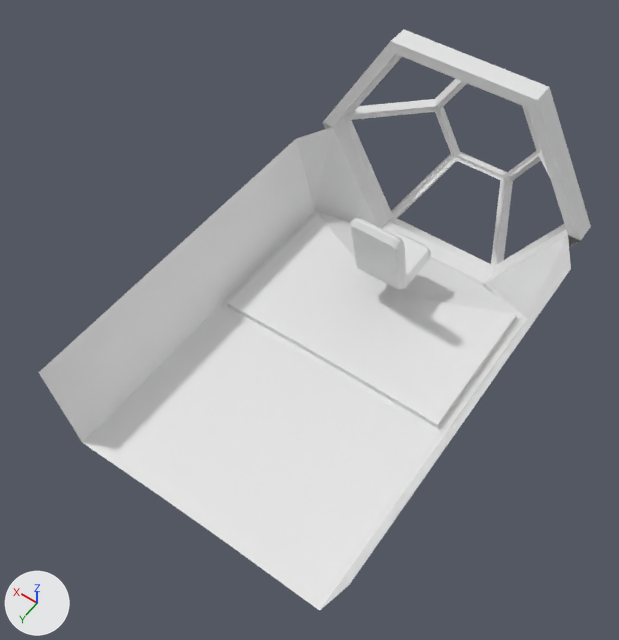
The FBX model Assets/Resources/Models/cabin.fbx: old version first, new version second.
The view is the same before and after, from a 50 mm lens placed at (-2.54, 4.83, 6.51), pointed at (0.17, 1.04, 0.54). The lights are fixed; the arrows at lower left show +X, +Y and +Z. The first picture is the older version. Vertices at exactly the same position are counted once.

Objects in the first picture: 'floor', 'seat'.
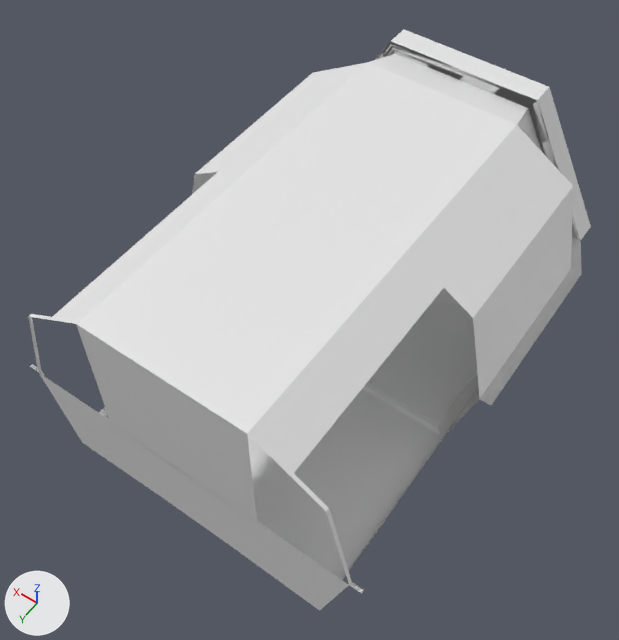
What changed in the scene script:
```text
Change me_cube_002:
    used by ob_floor; location = (0.0, -0.01, 0.0)
    remove me_cube_002.from_pydata(...)  # 138 vertices, 115 faces; spans x -1.5..1.5, y -1.92..2.92, z -0.42..2.05
    add me_cube_002.from_pydata(...)  # 158 vertices, 129 faces; spans x -1.6..1.6, y -1.92..2.92, z -0.42..2.05
    me_cube_002 part 1
    3 faces are deleted
    20 vertices are added at x -1.6..1.6, y -0.58..2.92, z 0.05..0.82
    17 new faces join them
Add me_cube_009:
    me_cube_009.from_pydata(...)  # 52 vertices, 33 faces; spans x -1.6..1.6, y -0.95..2.92, z 0.82..2.05
Remove ob_seat:
    ob_seat = bpy.data.objects.new('seat', me_cube_008)
    ob_seat.location = (0.0, 0.0, 0.0)
Add ob_roof:
    ob_roof = bpy.data.objects.new('roof', me_cube_009)
    ob_roof.location = (0.0, -0.01, 0.0)
```

Changed parts and their boxes (x1, y1, x2, y2) in the pictures (619 x 640 px):
'floor', reshaped
    before: (38, 29, 591, 611)
    after: (30, 29, 591, 611)
'roof', added
    after: (28, 54, 580, 590)
'seat', deleted
    before: (350, 218, 431, 289)
part 1 of me_cube_002, built on
    before: (38, 127, 481, 609)
    after: (30, 237, 582, 611)
